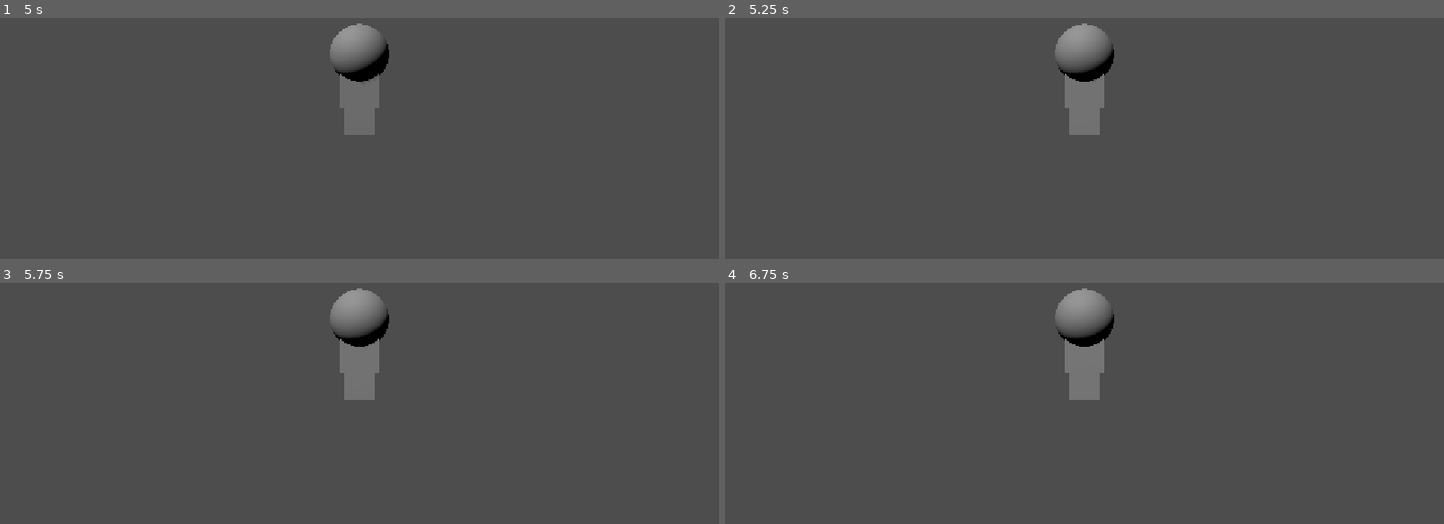
Above: before the commit, frames 1-4 (two rows, left to right).
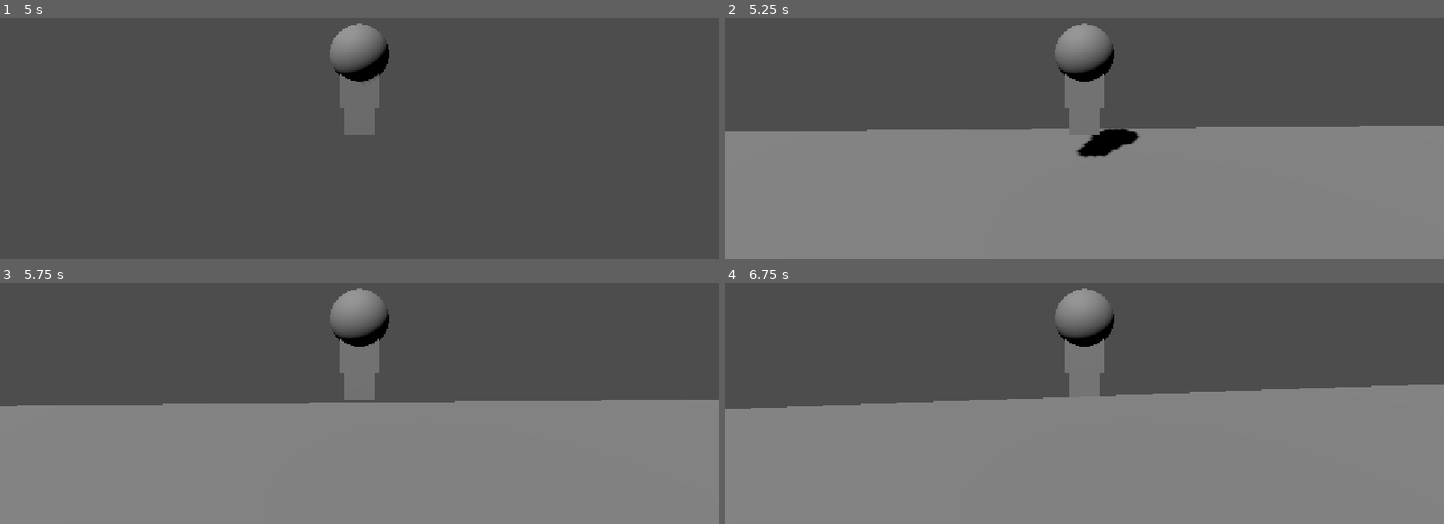
Above: after the commit, the same moments.

Repository: kkibbey/project-curio
Game: Godot game, scene res://scenes/playground.tscn
The game is run twice, just before and just after one commit, with the same random seed, the same clock (stepped at 60 frames per second) and the same inputs.
Inputs (mouse positions are in pixels of both pictures, inside the frame that each line leads up to):
- Up to frame 1 (5 s): move the mouse to (395, 54) at 0.52 s; hold W (move_forward) from 0.53 s (still down); tap Space (jump) at 0.6, 0.77, 1.07, 1.35, 1.52, 1.82, 2.1, 2.85, 3.02, 3.32, 3.5, 3.6, 3.77, 4.07, 4.35, 4.52, 4.82 s; move the mouse to (323, 58) at 1.27 s; move the mouse to (373, 49) at 2.02 s; tap Enter at 2.75 s; move the mouse to (352, 63) at 2.77 s; move the mouse to (409, 61) at 3.52 s; move the mouse to (301, 51) at 4.27 s
- Up to frame 2 (5.25 s): keep holding W (move_forward); tap Enter at 5 s; move the mouse to (1091, 56) at 5.02 s; tap Space (jump) at 5.1 s
- Up to frame 3 (5.75 s): keep holding W (move_forward)
- Up to frame 4 (6.75 s): move the mouse to (1055, 314) at 5.77 s; release W (move_forward) at 5.78 s; hold D (move_right) 5.78-6.53 s; tap Space (jump) at 5.85, 6.02, 6.32, 6.6 s; move the mouse to (1120, 319) at 6.52 s; hold W (move_forward) from 6.53 s (still down)

Frame 1 is identical in both runs. In frame 2, 54% of the frame differs, in the area x 0-100%, y 44-100%; in frame 3, 50%; in frame 4, 53%.

Commit message:
respawn on fall oob

Diff:
--- a/scripts/player.gd
+++ b/scripts/player.gd
@@ -5,14 +5,19 @@
 @export var jump_velocity: float = 7.5
 @export var air_jump_velocity: float = 6.5
 @export var gravity_multiplier: float = 1.6
+@export var fall_limit: float = -50.0
+@export var respawn_height_offset: float = 0.5
 
+var last_safe_position: Vector3
 var air_jump_available: bool = true
 var gravity: float = ProjectSettings.get_setting("physics/3d/default_gravity")
 
 @onready var camera_rig: Node3D = $CameraRig
 
+
 func _ready() -> void:
 	Input.mouse_mode = Input.MOUSE_MODE_CAPTURED
+	last_safe_position = global_position
 
 
 func _unhandled_input(event: InputEvent) -> void:
@@ -31,18 +36,17 @@
 
 
 func _physics_process(delta: float) -> void:
-
 	if not is_on_floor():
 		velocity.y -= gravity * gravity_multiplier * delta
 
 	if is_on_floor():
 		air_jump_available = true
+		last_safe_position = global_position
 
 	if Input.is_action_just_pressed("jump"):
 		if is_on_floor():
 			velocity.y = jump_velocity
 		elif air_jump_available:
-			velocity.y = max(velocity.y, 0.0)
 			velocity.y = air_jump_velocity
 			air_jump_available = false
 
@@ -64,4 +68,12 @@
 		velocity.x = move_toward(velocity.x, 0.0, move_speed)
 		velocity.z = move_toward(velocity.z, 0.0, move_speed)
 
+	if global_position.y < fall_limit:
+		respawn()
+
 	move_and_slide()
+
+
+func respawn() -> void:
+	global_position = last_safe_position + Vector3.UP * respawn_height_offset
+	velocity = Vector3.ZERO
